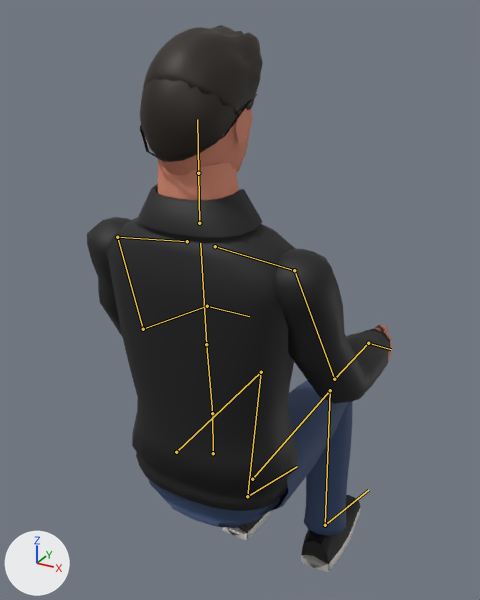
The glTF model public/models/player.glb: old version first, new version second.
Both versions are drawn from a 50 mm lens placed at (0.636, -1.076, 1.475), pointed at (-0.069, 0.206, 0.834). Every picture has the same lights, and +X, +Y and +Z are marked at lower left. The first picture is the older version. Both versions are drawn at frame 0 of the action 'sit'; the numbers are the values there. The bones that change, and the others that lie on the model, are drawn over the model as lines.

The first picture shows 'hair_quiff', 'player_body'.
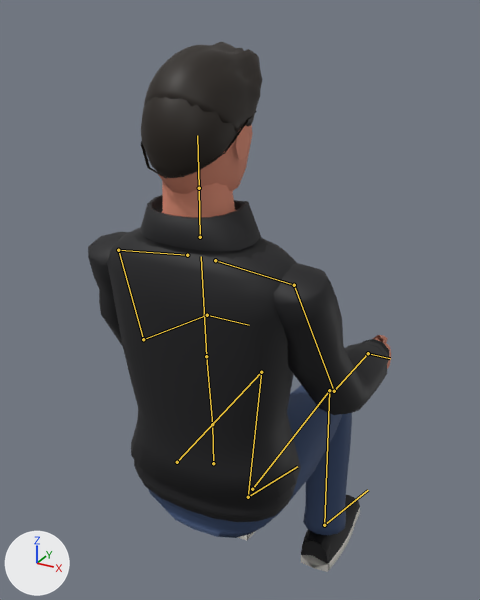
Boxes [x1, y1, x2, y2] around the edits, measured in the pictures (480 x 600 px):
'player_body', posed
    before: [87, 79, 392, 572]
    after: [88, 96, 391, 572]
'hair_quiff', posed
    before: [143, 25, 263, 115]
    after: [144, 42, 263, 132]
bone 'hips', root to tip
    before: (213, 453) to (212, 414)
    after: (213, 463) to (212, 424)
bone 'thigh_L', root to tip
    before: (176, 452) to (261, 372)
    after: (177, 462) to (261, 372)
bone 'shin_L', root to tip
    before: (261, 372) to (247, 496)
    after: (261, 372) to (248, 497)
bone 'thigh_R', root to tip
    before: (252, 479) to (330, 390)
    after: (252, 489) to (329, 390)
bone 'shin_R', root to tip
    before: (330, 390) to (325, 525)
    after: (329, 390) to (324, 525)

What the commit changed:
Bone 'hips' (bone_hips) moves from (0.0, -0.413, 0.041) to (0.0, -0.44, 0.041).
Bone 'thigh_L' (bone_thigh_l) turns from (87, 0, 2) to (91, 0, 2) degrees about its own x, y and z.
Bone 'shin_L' (bone_shin_l) turns from (-87, 0, 0) to (-91, 0, 0) degrees about its own x, y and z.
Bone 'thigh_R' (bone_thigh_r) turns from (87, 0, -2) to (91, 0, -2) degrees about its own x, y and z.
Bone 'shin_R' (bone_shin_r) turns from (-87, 0, 0) to (-91, 0, 0) degrees about its own x, y and z.
